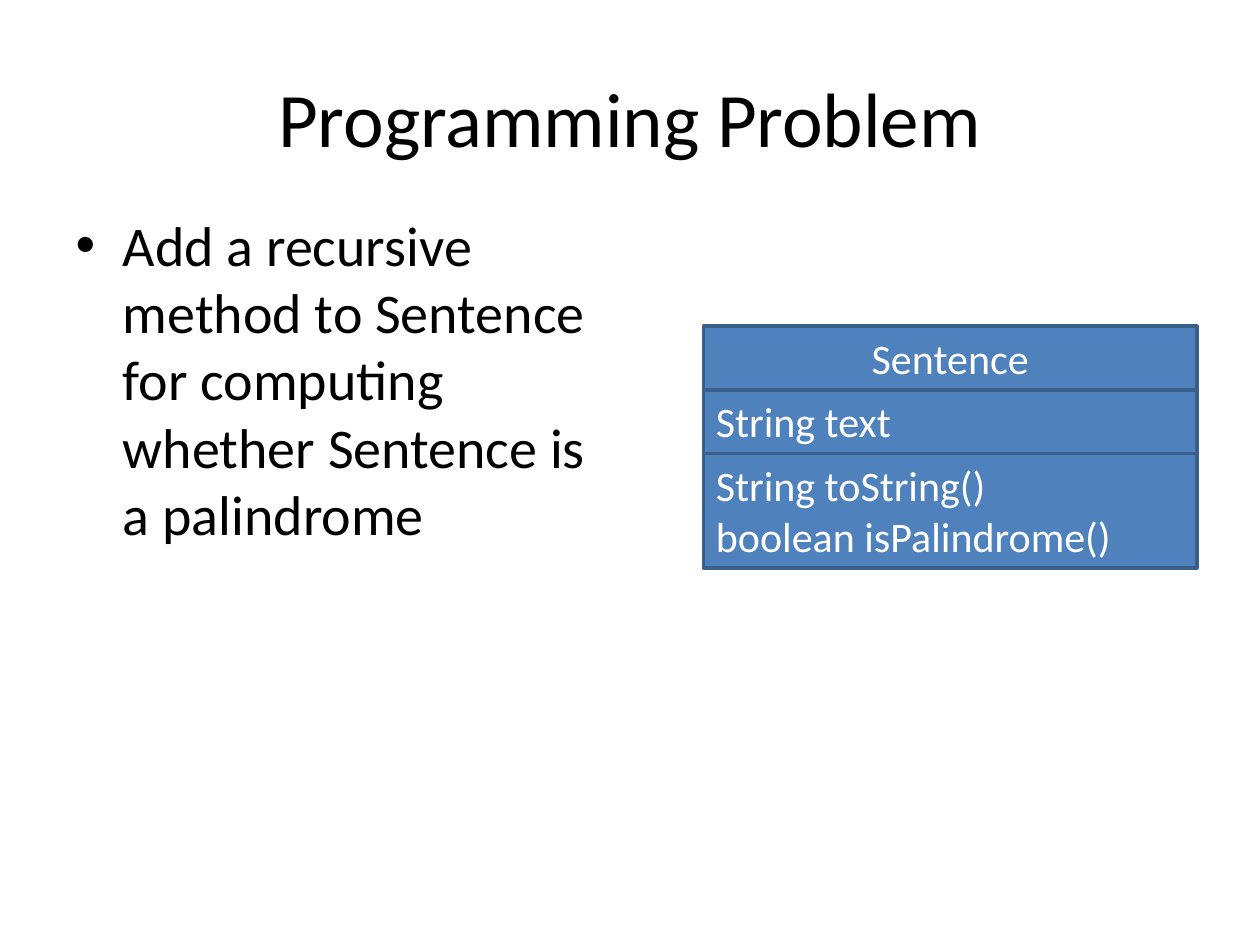
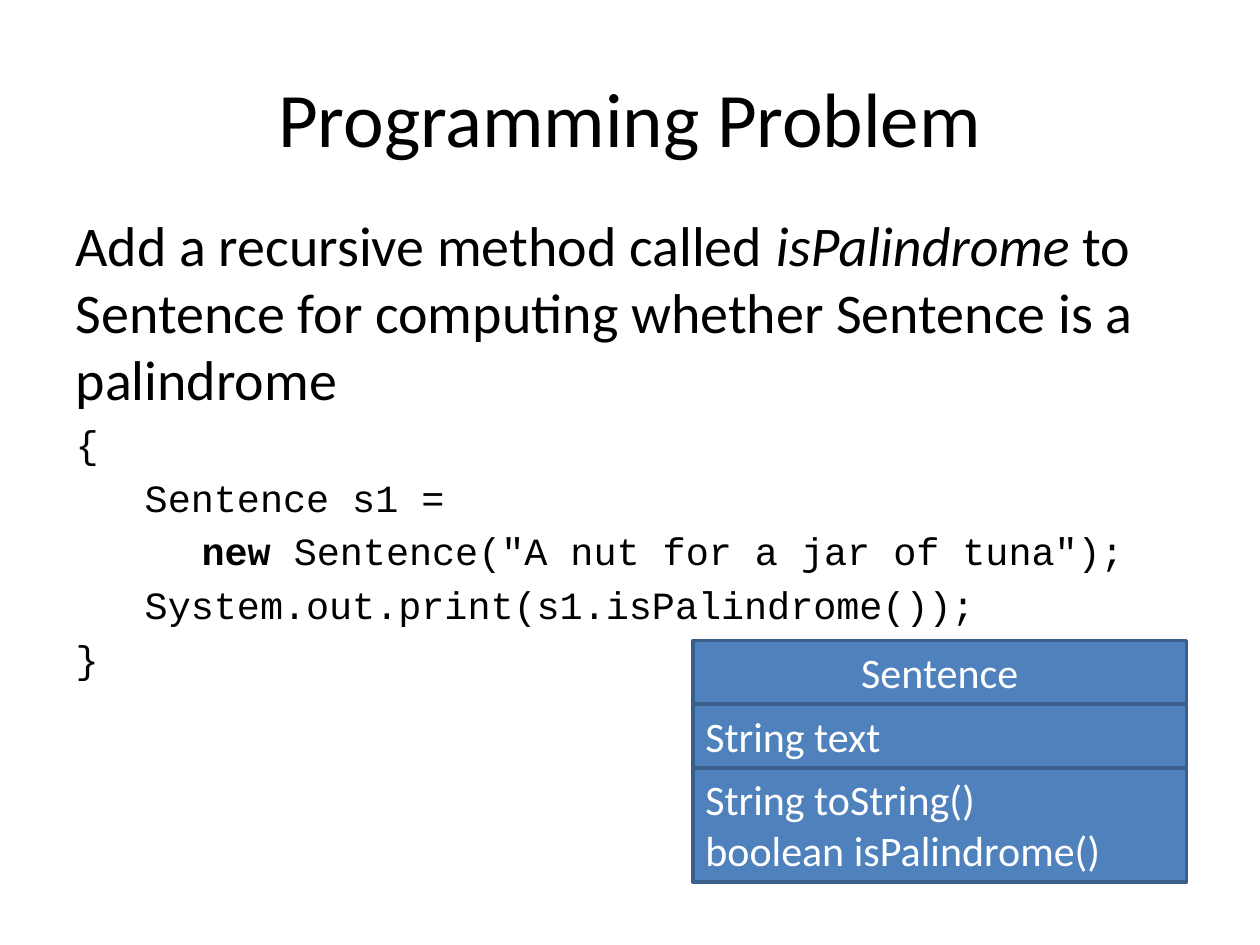
Before and after one commit to RHIT-CSSE/csse220, a slide deck: slide 7 of ClassMaterials/RecursionIntroduction/Slides/Recursion.pptx. Drawn at 1260x945 pixels with LibreOffice and Linux fonts; fonts in the diff are those of the drawing. Boxes give left, top, right and bottom in pixels: in the first picture for what was removed or moved away, otherwise in the second. Text is boxed around its words. In the diff, an @@ line names an element or a change of style, - is before the commit and + after.

```diff
--- a/ClassMaterials/RecursionIntroduction/Slides/Recursion.pptx
+++ b/ClassMaterials/RecursionIntroduction/Slides/Recursion.pptx
@@ text at [76, 227, 1133, 627]: text changed @@
-• Add a recursive method to Sentence for computing whether Sentence is a palindrome
+Add a recursive method called isPalindrome to Sentence for computing whether Sentence is a palindrome
+{
+Sentence s1 =
+new Sentence("A nut for a jar of tuna");
+System.out.print(s1.isPalindrome());
+}
@@ 3 rectangles: place and size @@
-3 rectangles at [703, 326, 1197, 568]
+3 rectangles at [693, 640, 1187, 882]
```
Also in this commit, not shown: 1 other slide changed.
